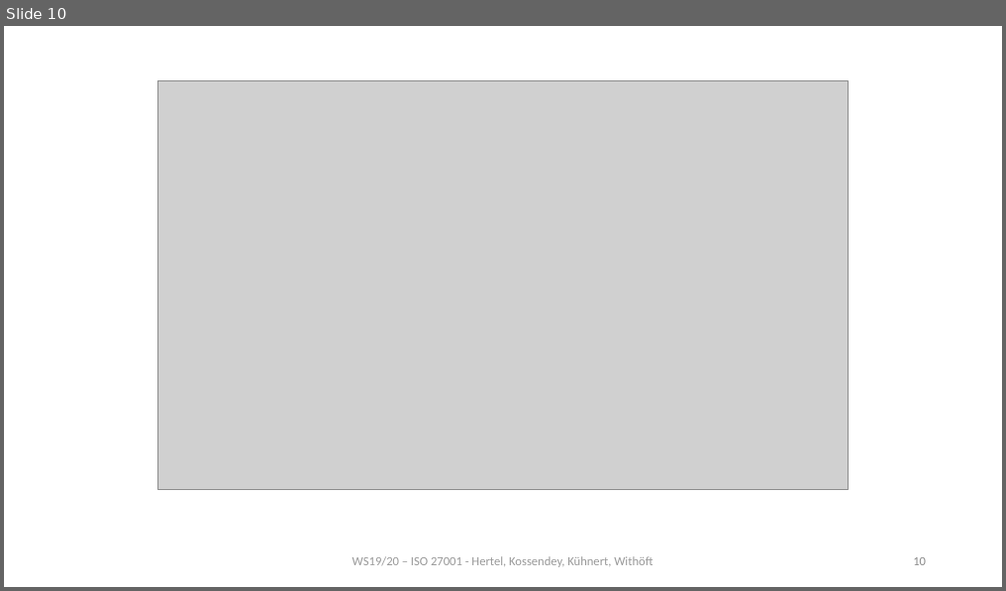
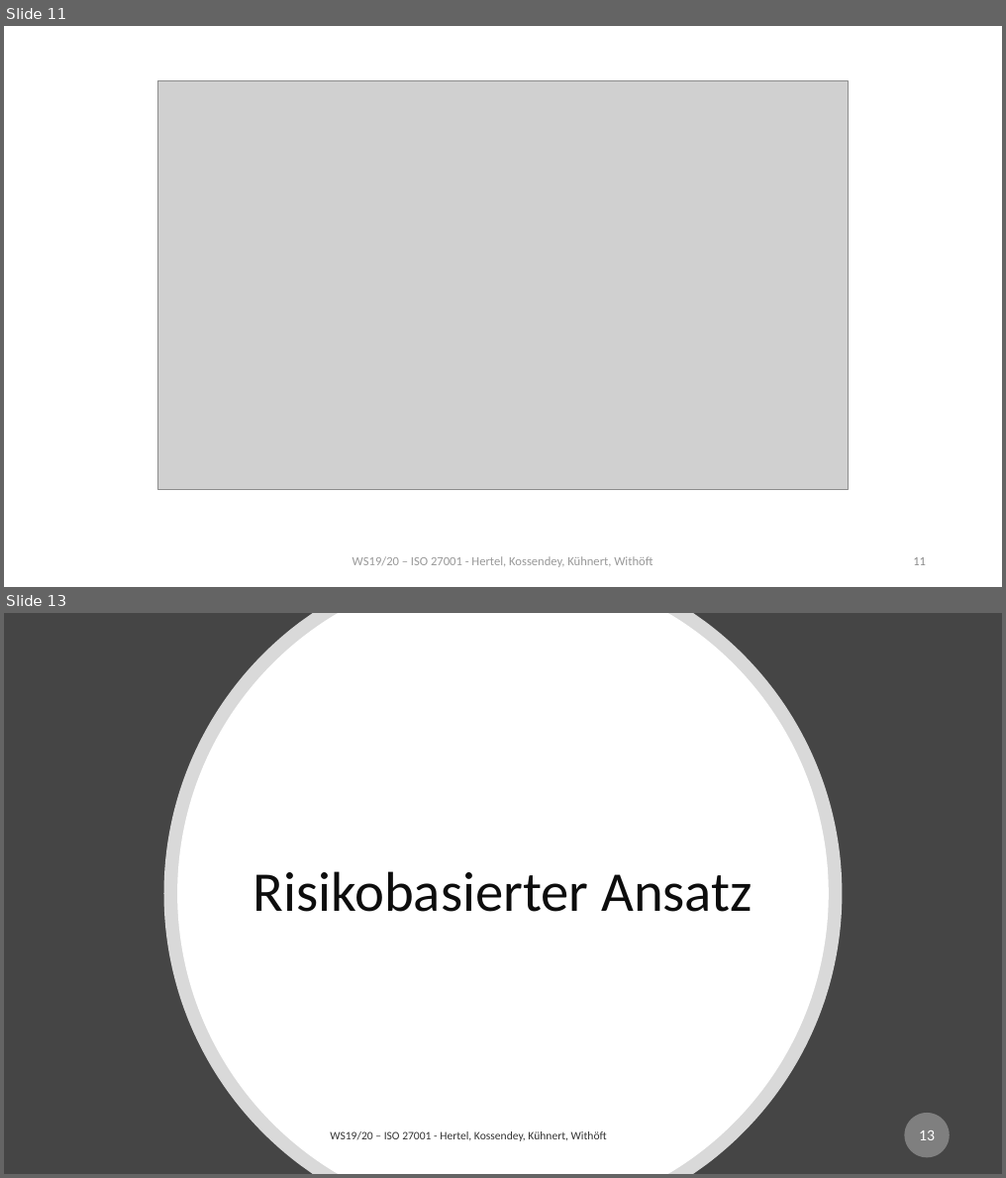
Before and after one commit to mwithoeft/SicherheitUndZuverlaessigkeit, a slide deck: merged.pptx. Shown one above the other, each under a label of ours: slide 10 before the commit, slides 11 and 13 after it; the slides between them are not shown. The pictures are 1006x591 and 1006x1178 pixels, drawn with LibreOffice and Linux fonts; fonts in the diff are those of the drawing; grey boxes stand for pictures. Boxes give left, top, right and bottom in pixels: in the first picture for what was removed or moved away, otherwise in the second. Text is boxed around its words. In the diff, an @@ line names an element or a change of style, - is before the commit and + after.

```diff
--- a/merged.pptx
+++ b/merged.pptx
@@ slide 13 added at (4, 613, 1002, 1174), background #454545 @@
@@ freeform shape added at (164, 613, 843, 1174), fill #FFFFFF at 80% opacity @@
@@ freeform shape added at (177, 613, 829, 1174), fill #FFFFFF @@
@@ title added at (253, 871, 752, 912), 54 pt, text #0D0D0D @@
+Risikobasierter Ansatz
@@ page number added at (905, 1113, 949, 1158), fill #7F7F7F, 15 pt, text #FFFFFF @@
+13
@@ text added at (330, 1132, 607, 1142), 11 pt, text #000000 at 80% opacity @@
+WS19/20 – ISO 27001 - Hertel, Kossendey, Kühnert, Withöft
@@ what was slide 10 is now slide 11 @@
@@ page number at (913, 558, 926, 566): text changed @@
-10
+11
```
Also in this commit, not shown: 2 slides changed, 7 other slides added.
